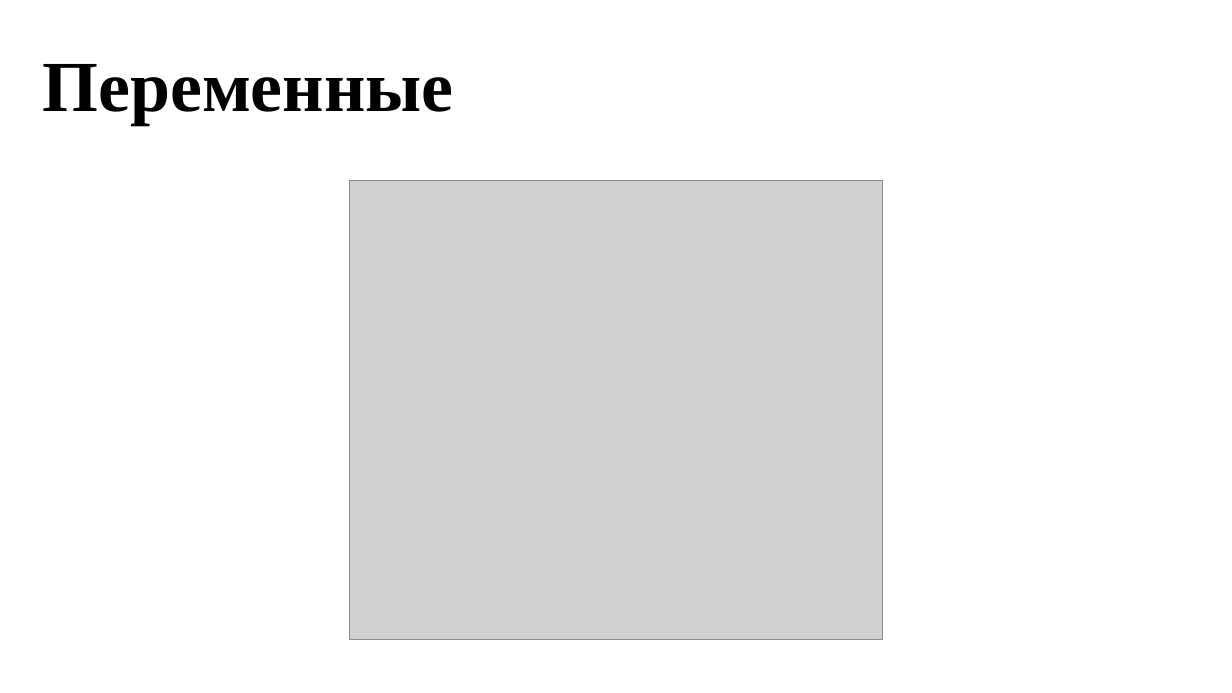
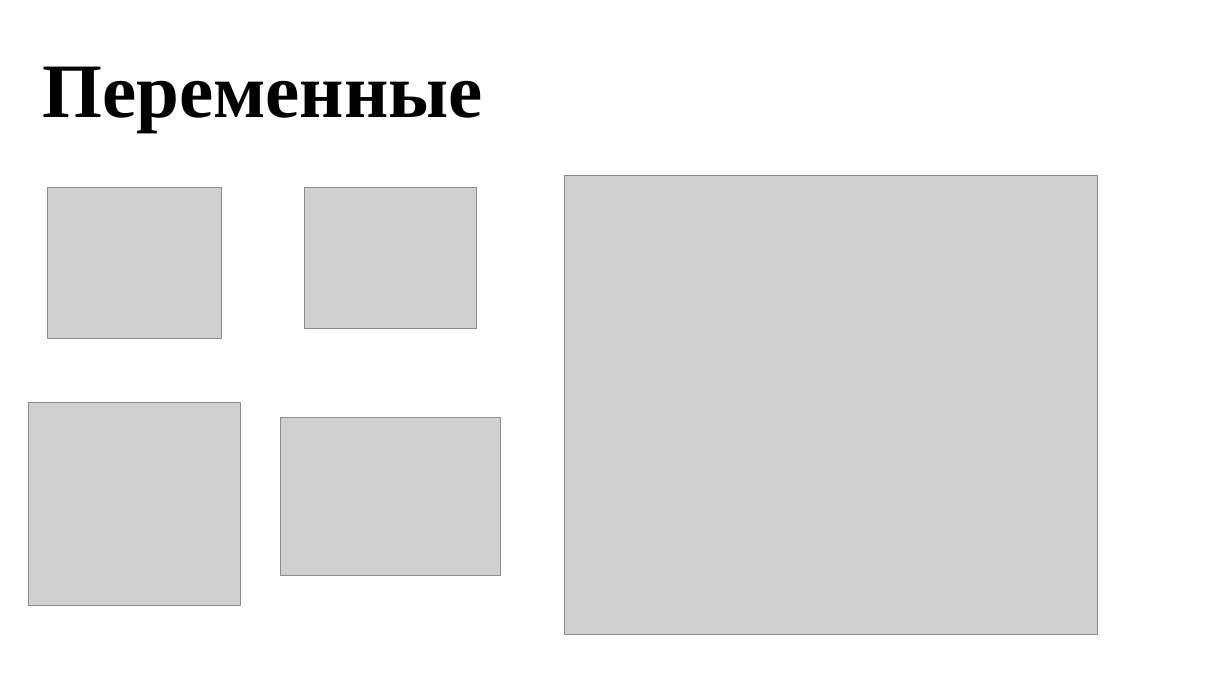
Before and after one commit to zero973/CsharpCourse, a slide deck: slide 2 of 1 занятие/Презентация.pptx (slide 4 before the commit). Drawn at 1232x693 pixels with LibreOffice and Linux fonts; fonts in the diff are those of the drawing; grey boxes stand for pictures; background and template pictures are left out. Boxes give left, top, right and bottom in pixels: in the first picture for what was removed or moved away, otherwise in the second. Text is boxed around its words. In the diff, an @@ line names an element or a change of style, - is before the commit and + after.

```diff
--- a/1 занятие/Презентация.pptx
+++ b/1 занятие/Презентация.pptx
@@ text "Переменные" at (x1=42, y1=66, x2=482, y2=131): size 56 to 60 pt @@
@@ picture moved from (x1=349, y1=181, x2=883, y2=640) to (x1=565, y1=176, x2=1098, y2=634) @@
@@ picture added at (x1=47, y1=188, x2=222, y2=338) @@
@@ picture added at (x1=305, y1=188, x2=476, y2=328) @@
@@ picture added at (x1=28, y1=403, x2=240, y2=606) @@
@@ picture added at (x1=281, y1=418, x2=501, y2=576) @@
```
Also in this commit, not shown: 1 slide removed, 12 other files.
